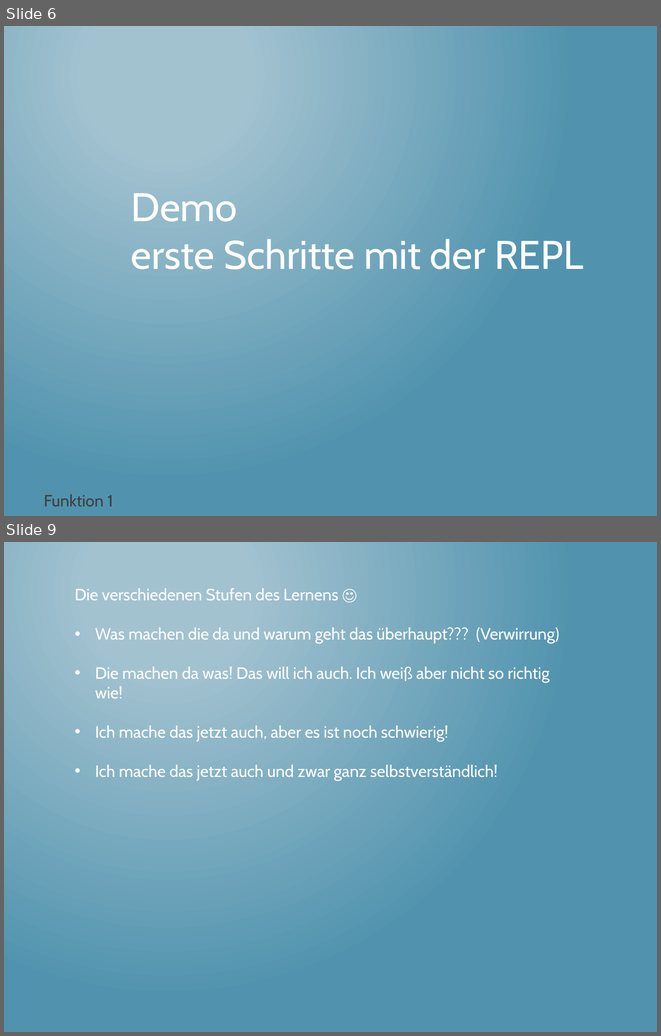
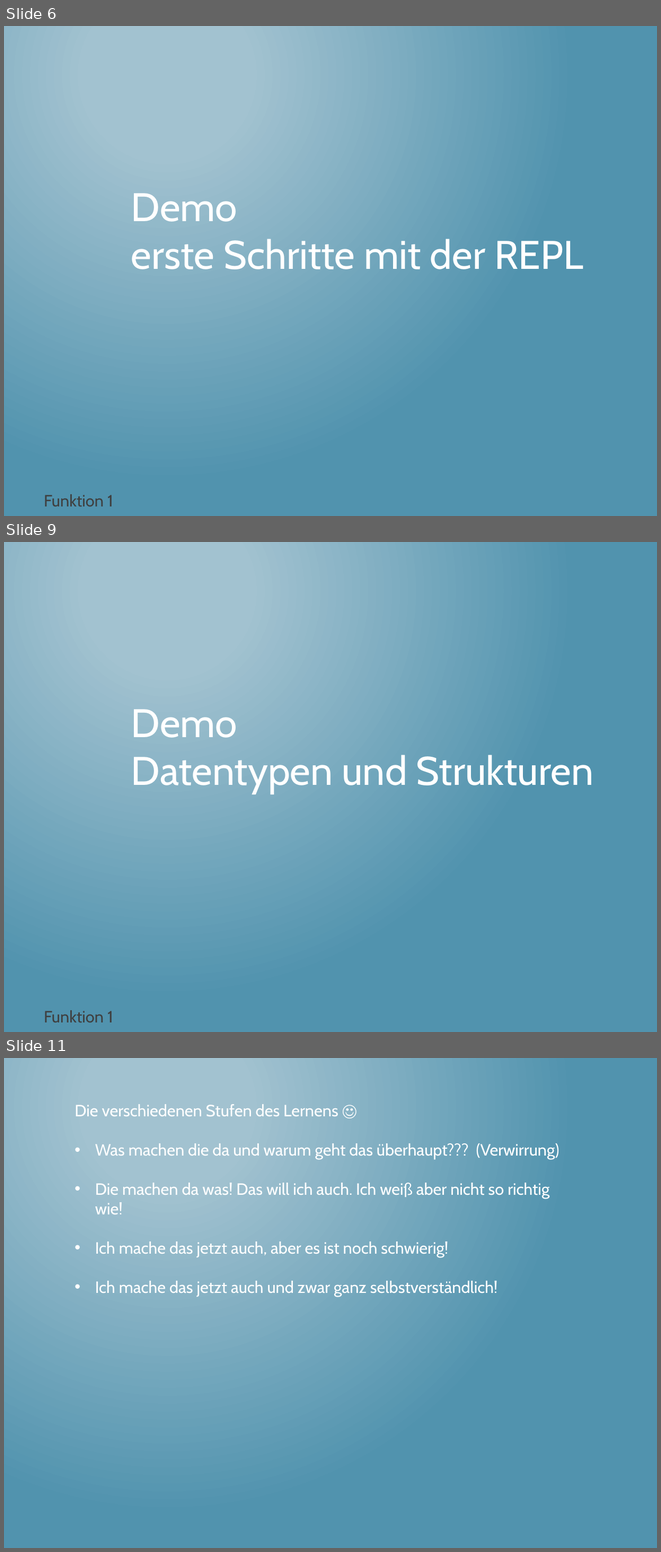
Before and after one commit to thomasschulte/ClojureUsergroupDemo, a slide deck: Clojure Vortrag .NET User Group.pptx. Shown one above the other, each under a label of ours: slides 6 and 9 before the commit, slides 6, 9 and 11 after it; the slides between them are not shown. The pictures are 661x1036 and 661x1552 pixels, drawn with LibreOffice and Linux fonts; fonts in the diff are those of the drawing. Boxes give left, top, right and bottom in pixels: in the first picture for what was removed or moved away, otherwise in the second. Text is boxed around its words. In the diff, an @@ line names an element or a change of style, - is before the commit and + after.

```diff
--- a/Clojure Vortrag .NET User Group.pptx
+++ b/Clojure Vortrag .NET User Group.pptx
@@ slide 9 added at [4,542,657,1032], background gradient #A3C3D1 to #5194AF @@
@@ text added at [131,709,593,793], 44 pt, text #FFFFFF @@
+Demo
+Datentypen und Strukturen
@@ text added at [44,1010,113,1022], 18 pt, text #3F3F3F @@
+Funktion 1
@@ what was slide 9 is now slide 11 @@
```
Also in this commit, not shown: 3 slides changed, 1 other slide added, 1 other file.
